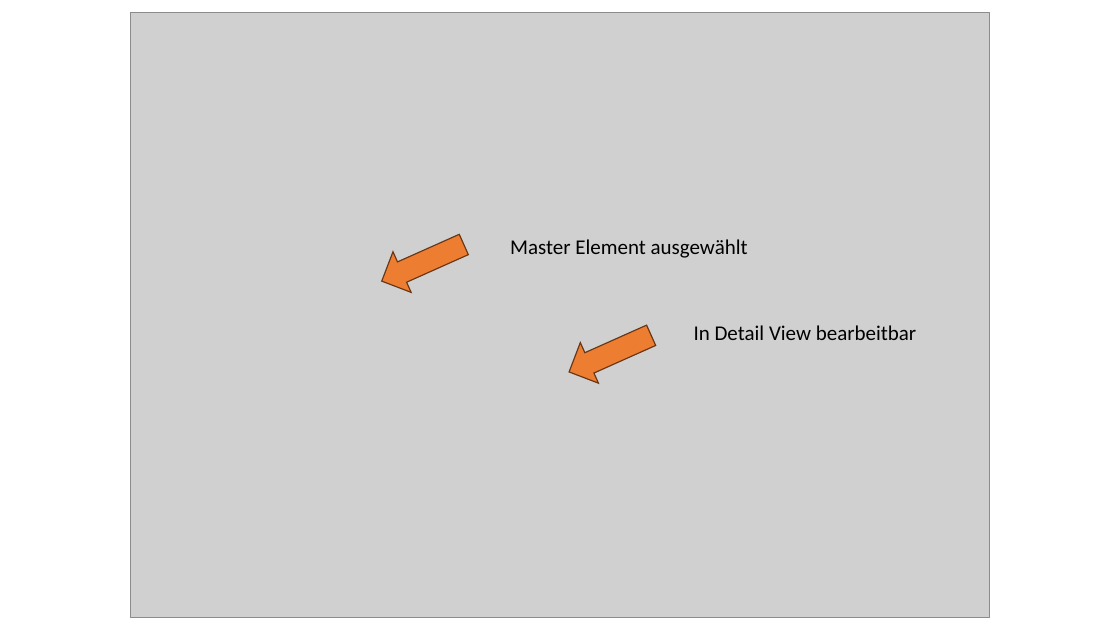
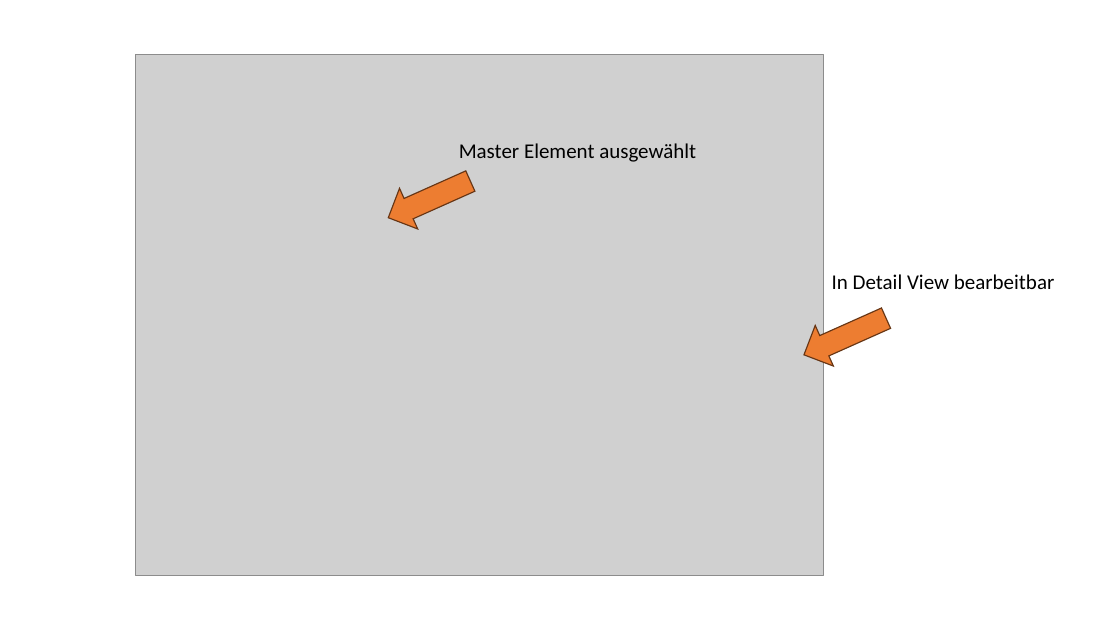
Before and after one commit to stefansimic/WEBCR-Master-Detail, a slide deck: slide 5 of WebCl.pptx. Drawn at 1120x630 pixels with LibreOffice and Linux fonts; fonts in the diff are those of the drawing; grey boxes stand for pictures. Boxes give left, top, right and bottom in pixels: in the first picture for what was removed or moved away, otherwise in the second. Text is boxed around its words. In the diff, an @@ line names an element or a change of style, - is before the commit and + after.

```diff
--- a/WebCl.pptx
+++ b/WebCl.pptx
@@ picture: place and size @@
-picture at <box>130,13,990,618</box>
+picture at <box>135,55,823,576</box>
@@ text "Master Element ausgewählt": place and size @@
-text "Master Element ausgewählt" at <box>510,239,748,258</box>
+text "Master Element ausgewählt" at <box>459,143,696,162</box>
@@ down arrow: place and size @@
-down arrow at <box>373,224,473,301</box>
+down arrow at <box>380,161,480,238</box>
@@ text "In Detail View bearbeitbar": place and size @@
-text "In Detail View bearbeitbar" at <box>694,325,917,340</box>
+text "In Detail View bearbeitbar" at <box>832,274,1055,289</box>
@@ down arrow: place and size @@
-down arrow at <box>560,315,661,393</box>
+down arrow at <box>795,298,895,375</box>
```
Also in this commit, not shown: 3 other slides changed, 4 other files.
